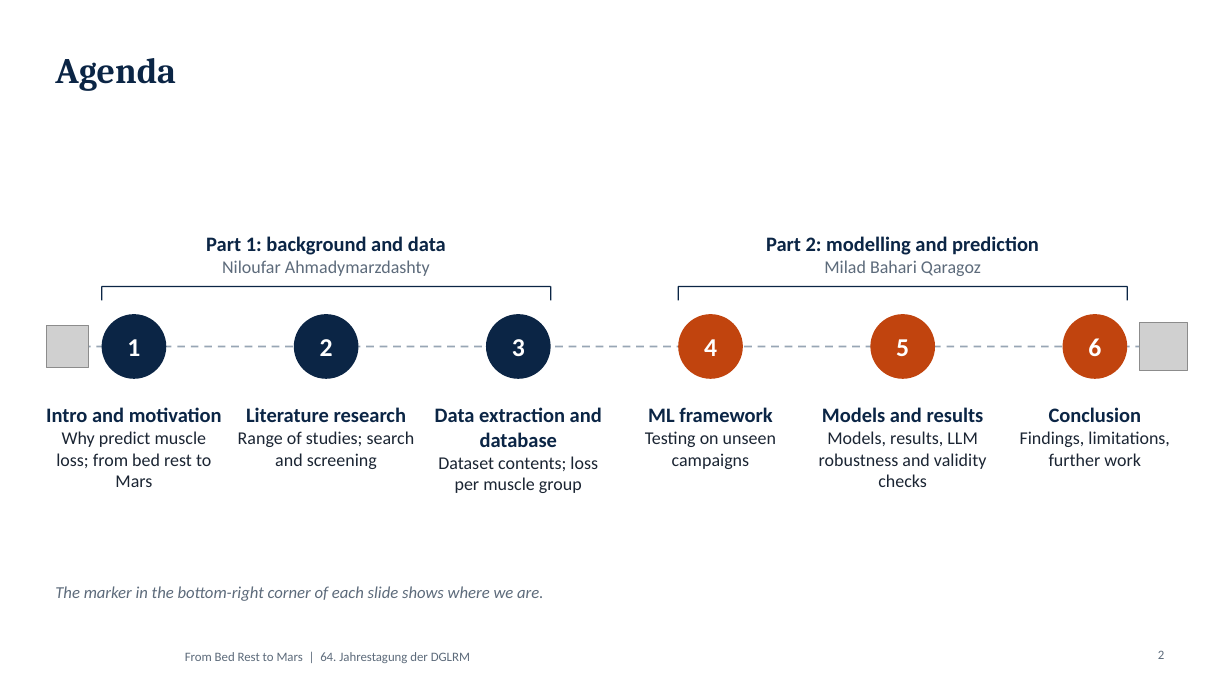
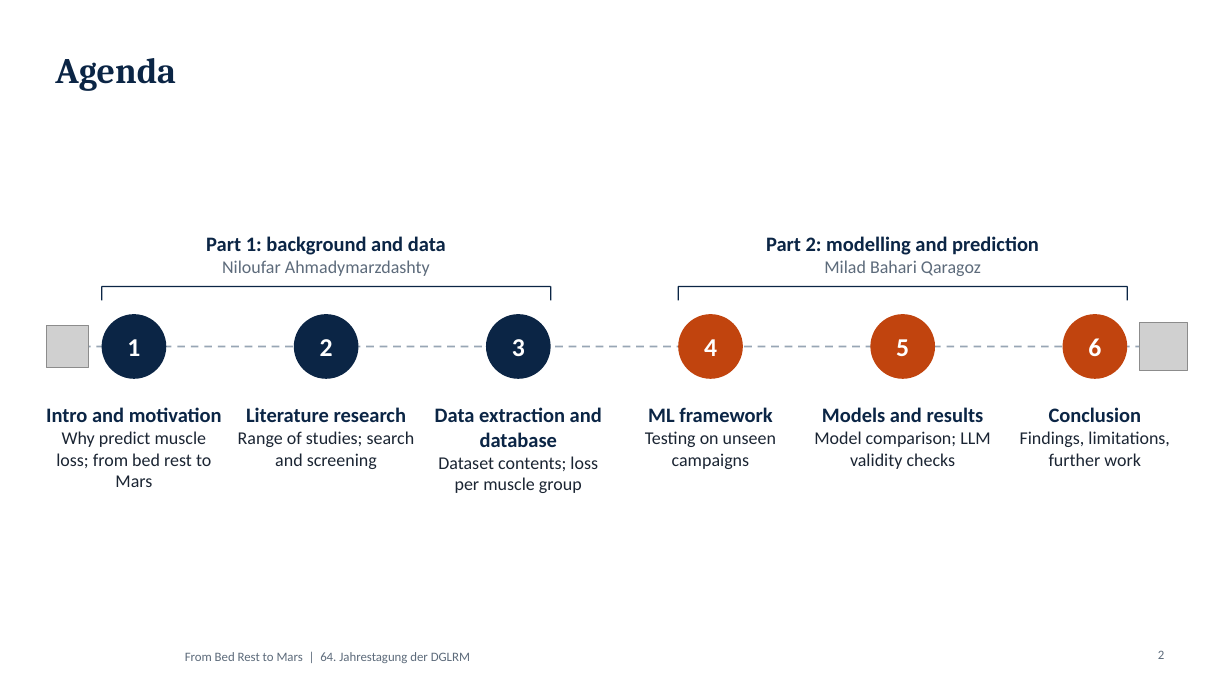
Before and after one commit to MiladBahariQaragoz/BedrestToMars, a slide deck: slide 2 of presentation/bed-rest-to-mars-talk.pptx. Drawn at 1232x693 pixels with LibreOffice and Linux fonts; fonts in the diff are those of the drawing; grey boxes stand for pictures; background and template pictures are left out. Boxes give left, top, right and bottom in pixels: in the first picture for what was removed or moved away, otherwise in the second. Text is boxed around its words. In the diff, an @@ line names an element or a change of style, - is before the commit and + after.

```diff
--- a/presentation/bed-rest-to-mars-talk.pptx
+++ b/presentation/bed-rest-to-mars-talk.pptx
@@ text at [814, 431, 990, 469]: text changed @@
-Models, results, LLM robustness and validity checks
+Model comparison; LLM validity checks
@@ text removed at [55, 586, 543, 601] @@
-The marker in the bottom-right corner of each slide shows where we are.
```
Also in this commit, not shown: 9 other slides changed, 2 other files.
